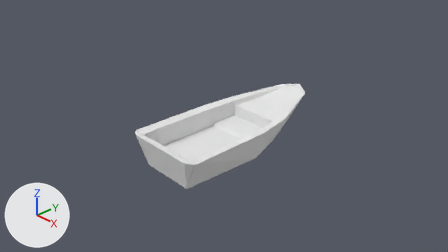
One commit to the Blender file AboatBoats/Assets/boat.blend: the scene before it, then after it.
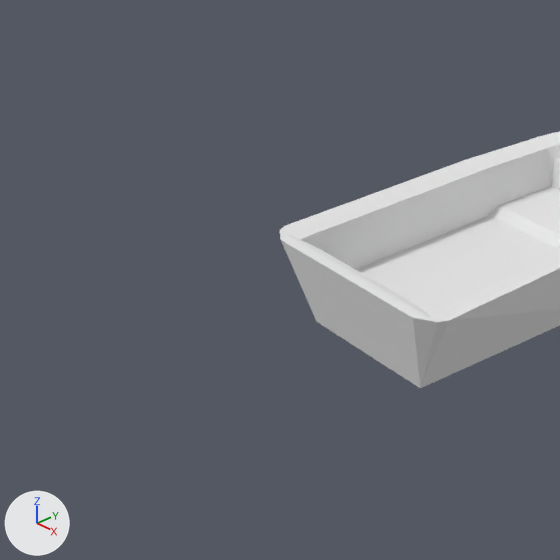
Old and new are each drawn from the file's camera 'Camera' and again close up on the part from 7% to 53% of the width and 19% to 100% of the height. Every picture has the same lights, and +X, +Y and +Z are marked at lower left.
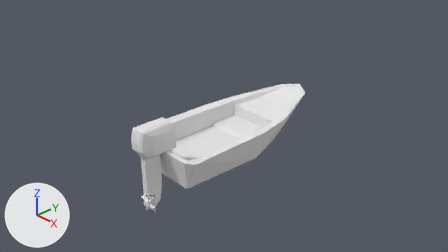
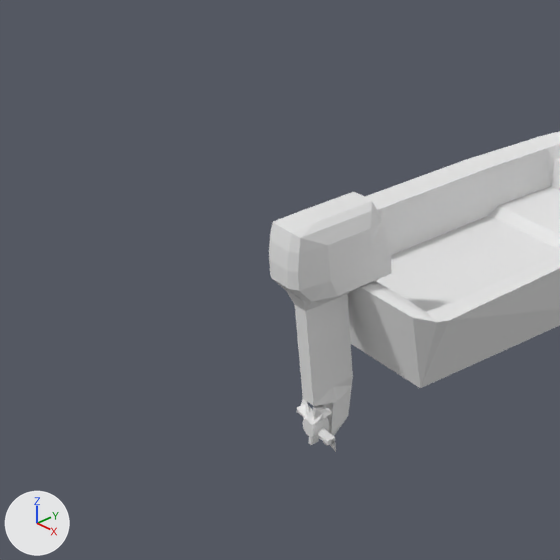
Commit message: Boat is done

Location of each change, (x1, y1, x2, y2) in pixels of the close-ups (560 x 560 px):
'Cube.001', added
    after: (269, 192, 392, 445)
'Cube.002', added
    after: (297, 399, 336, 452)

What the commit changed:
Mesh me_cube_001 is new.
It has 140 vertices, 276 faces and spans x -0.23..0.23, y -0.44..0.44, z -1.38..0.66.
Mesh me_cube_002 is new.
It has 194 vertices, 384 faces and spans x -0.202..0.202, y -0.077..0.072, z -0.202..0.202.
Object 'Cube.001' (ob_cube_001) is new; it shows me_cube_001.
Its location is (0.0, -1.462, 0.303).
Object 'Cube.002' (ob_cube_002) is new; it shows me_cube_002.
Its location is (0.0, -1.693, -0.848).
